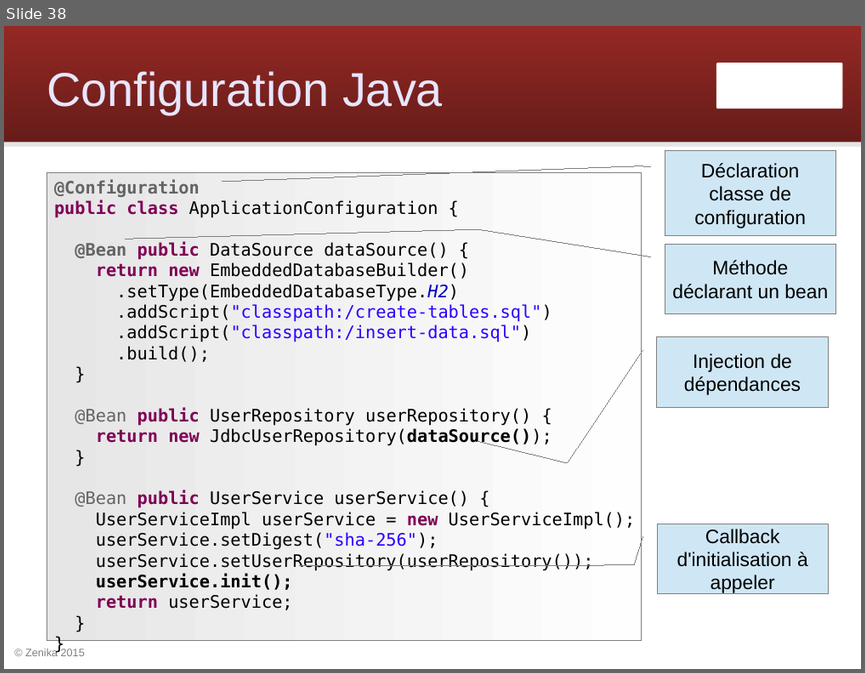
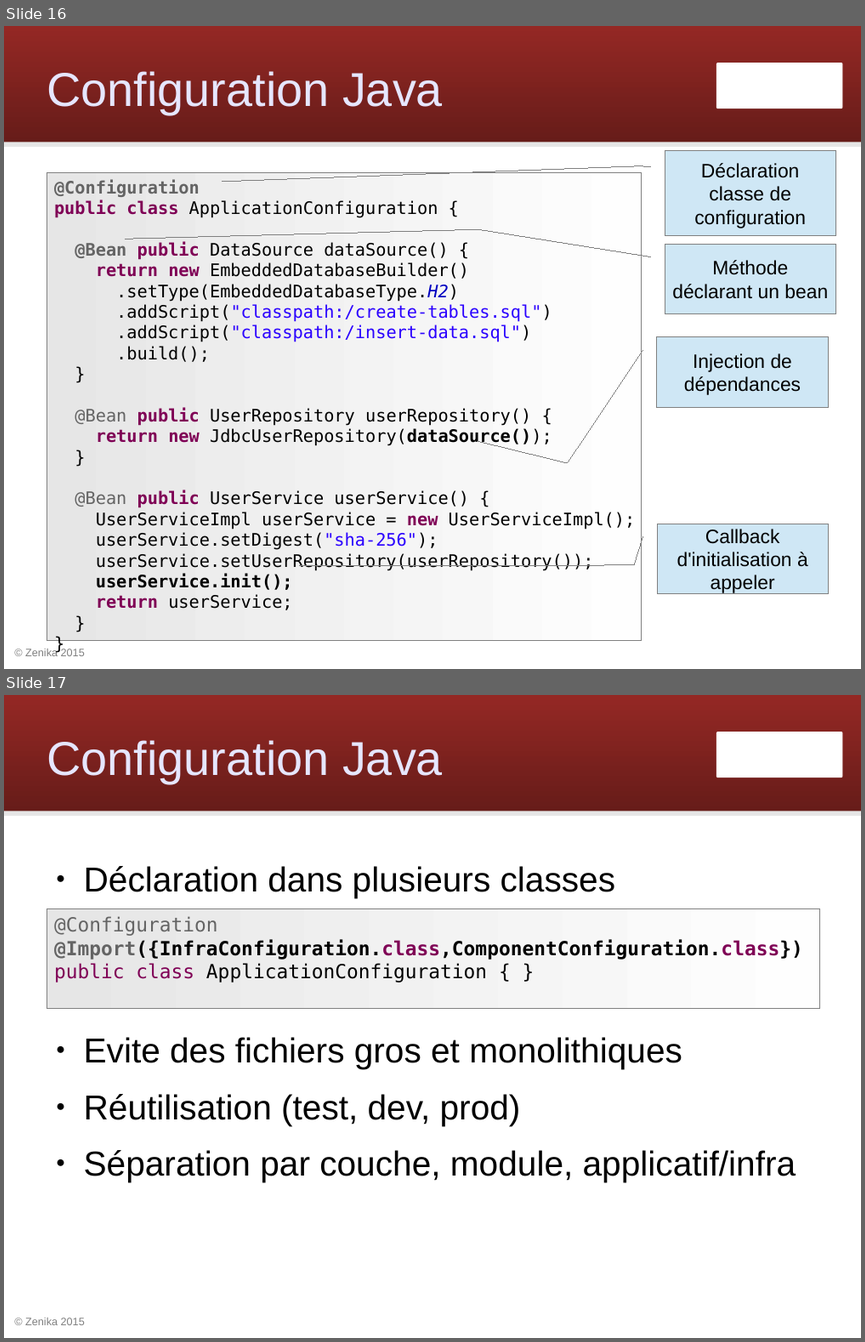
Before and after one commit to Zenika/workshop-spring-core, a slide deck: spring-workshop.odp. Shown one above the other, each under a label of ours: slide 38 before the commit, slides 16 and 17 after it. The pictures are 865x673 and 865x1342 pixels, drawn with LibreOffice and Linux fonts; fonts in the diff are those of the drawing; background and template pictures are left out. Boxes give left, top, right and bottom in pixels: in the first picture for what was removed or moved away, otherwise in the second. Text is boxed around its words. In the diff, an @@ line names an element or a change of style, - is before the commit and + after.

Commit message:
Commencer par la configuration Java

```diff
--- a/spring-workshop.odp
+++ b/spring-workshop.odp
@@ slide 17 added at <box>4,695,861,1338</box>, background #FFFFFF; not listed: 4 template elements that a slide beside it also shows @@
@@ title added at <box>46,740,443,783</box>, 44 pt, text #E6E6FF @@
+Configuration Java
@@ text added at <box>84,866,796,1182</box>, 32 pt, text #000000 @@
+● Déclaration dans plusieurs classes
+● Evite des fichiers gros et monolithiques
+● Réutilisation (test, dev, prod)
+● Séparation par couche, module, applicatif/infra
@@ rectangle added at <box>46,909,820,1009</box>, fill gradient #E6E6E6 to #FEFEFE, outline #808080 0 pt, 18 pt, text #000000, bold @@
+@Configuration
+@Import({InfraConfiguration.class,ComponentConfiguration.class})
+public class ApplicationConfiguration { }
@@ what was slide 38 is now slide 16 @@
```
Also in this commit, not shown: 3 slides changed, 7 other slides added, 2 other files.
